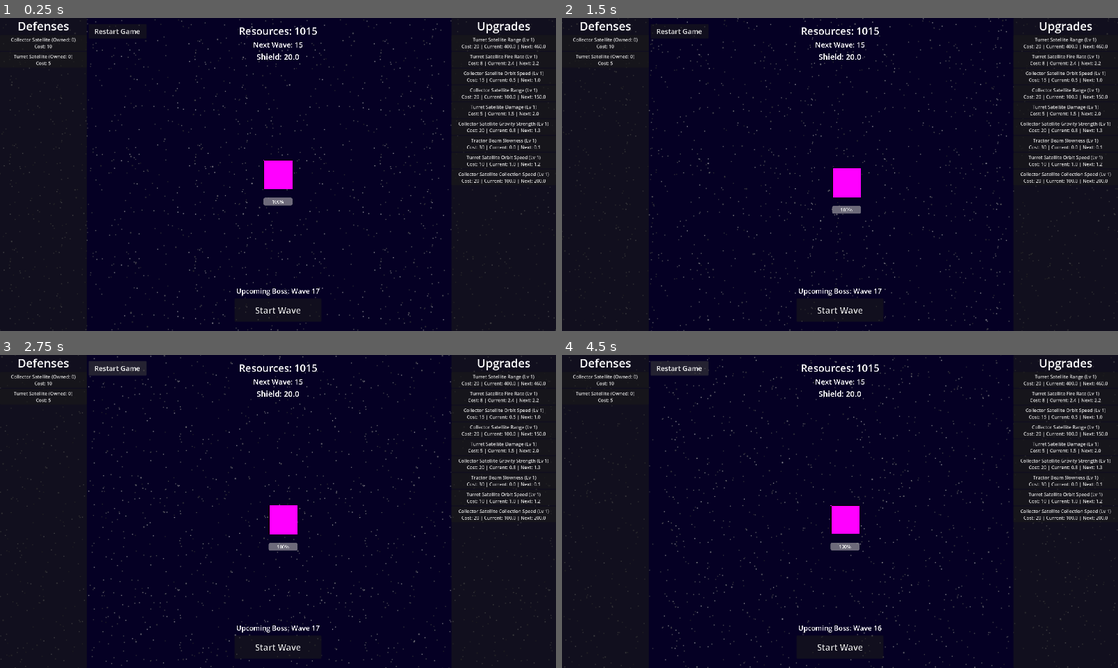
Above: before the commit, frames 1-4 (two rows, left to right).
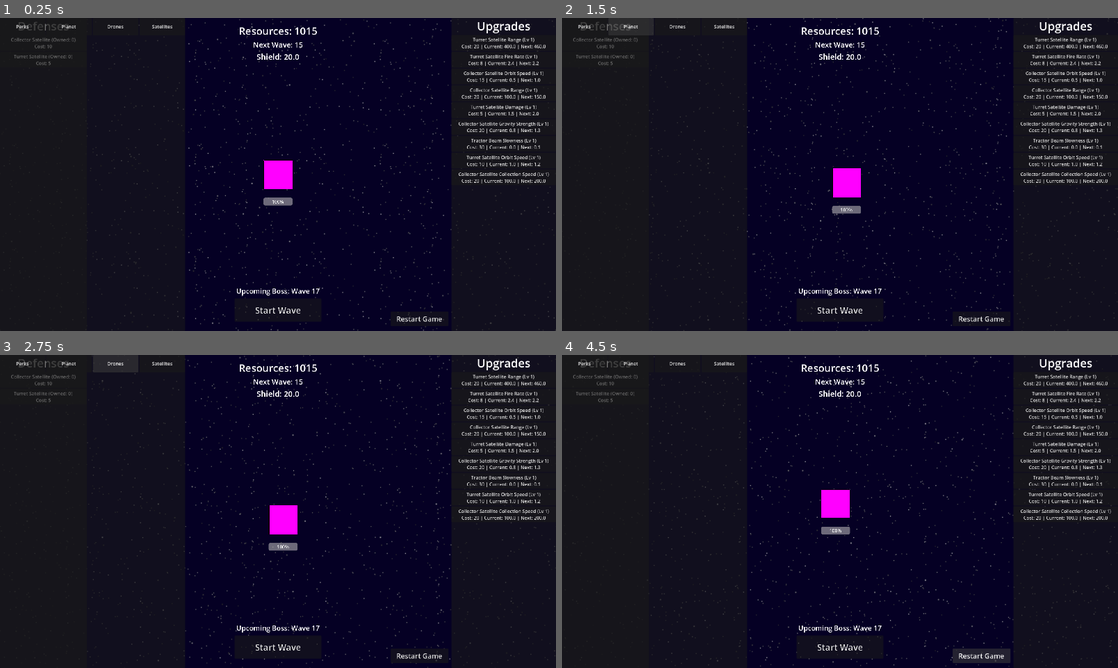
Above: after the commit, the same moments.

Repository: naeemR123/Learners-Game-Jam--2
Game: Godot game, scene res://Scenes/main.tscn
Same seed, same stepped clock (60 frames per second), same inputs: the game is played once before the commit and once after it.
Inputs (mouse positions are in pixels of both pictures, inside the frame that each line leads up to):
- Up to frame 1 (0.25 s): no input
- Up to frame 2 (1.5 s): click (584, 27) at 0.5 s, where only the run after the commit has a clickable "Perks"; click (628, 27) at 1.25 s, where only the run after the commit has a clickable "Planet"
- Up to frame 3 (2.75 s): click (116, 364) at 2 s, where only the run after the commit has a clickable "Drones"
- Up to frame 4 (4.5 s): click (723, 364) at 2.75 s, where only the run after the commit has a clickable "Satellites"; click "Start Wave" at 3.5 s; click "Restart Game" at 4.25 s

The runs differ from the first frame. In frame 1, 0.6% of the frame differs, in the area x 0-80%, y 0-100%; in frame 2, 1.0%; in frame 3, 2.3%; in frame 4, 3.4%, in the area x 0-100%, y 0-100%.

Commit message:
Shop Revamp Phase 2: visual UI and shop changes
Reorganized the game UI scenes and scripts into the new Scenes/UI and Scripts/UI folders and updated all references to the moved files. Added a tabbed shop panel with reusable purchase rows and accordion containers, plus a TabBar script to switch between tabs. The restart button layout was also adjusted to fit the updated UI structure.

Diff:
--- a/Scenes/damage_number.tscn
+++ b/Scenes/UI/damage_number.tscn
@@ -1,6 +1,6 @@
 [gd_scene format=3 uid="uid://c7hnus72cghp0"]
 
-[ext_resource type="Script" uid="uid://dcvvexekxrv7f" path="res://Scripts/damage_number.gd" id="1_n4jia"]
+[ext_resource type="Script" uid="uid://dcvvexekxrv7f" path="res://Scripts/UI/damage_number.gd" id="1_n4jia"]
 
 [node name="DamageNumber" type="Node2D" unique_id=1127886606]
 script = ExtResource("1_n4jia")
--- a/Scenes/defenses_button.tscn
+++ b/Scenes/UI/defenses_button.tscn
@@ -1,6 +1,6 @@
 [gd_scene format=3 uid="uid://c3qyfa3alxw6w"]
 
-[ext_resource type="Script" uid="uid://dkvk08gx3lgq8" path="res://Scripts/defenses_button.gd" id="1_efu0j"]
+[ext_resource type="Script" uid="uid://dkvk08gx3lgq8" path="res://Scripts/UI/defenses_button.gd" id="1_efu0j"]
 
 [node name="DefensesButton" type="Button" unique_id=1460008471]
 offset_right = 8.0
--- /dev/null
+++ b/Scenes/UI/purchase_line.tscn
@@ -0,0 +1,17 @@
+[gd_scene format=3 uid="uid://cp6tj7w5vc06h"]
+
+[node name="PurchaseLine" type="HBoxContainer" unique_id=1210264046]
+offset_right = 40.0
+offset_bottom = 40.0
+
+[node name="Name" type="Label" parent="." unique_id=1694396191]
+layout_mode = 2
+
+[node name="Value" type="Label" parent="." unique_id=911936443]
+layout_mode = 2
+
+[node name="Cost" type="Label" parent="." unique_id=327153602]
+layout_mode = 2
+
+[node name="Purchase" type="Button" parent="." unique_id=1417635859]
+layout_mode = 2
--- /dev/null
+++ b/Scenes/UI/shop_accordion_row.tscn
@@ -0,0 +1,11 @@
+[gd_scene format=3 uid="uid://br8qdqqge6hgr"]
+
+[node name="ShopAccordionRow" type="FoldableContainer" unique_id=1191766770]
+offset_right = 24.0
+offset_bottom = 32.0
+
+[node name="Description" type="Label" parent="." unique_id=539980191]
+layout_mode = 2
+
+[node name="PurchaseLines" type="VBoxContainer" parent="." unique_id=723655091]
+layout_mode = 2
--- a/Scenes/ui.tscn
+++ b/Scenes/UI/ui.tscn
@@ -1,6 +1,7 @@
 [gd_scene format=3 uid="uid://nphp6edurswp"]
 
-[ext_resource type="Script" uid="uid://08k0aiebr17m" path="res://Scripts/ui.gd" id="1_jxero"]
+[ext_resource type="Script" uid="uid://08k0aiebr17m" path="res://Scripts/UI/ui.gd" id="1_jxero"]
+[ext_resource type="Script" uid="uid://bwyfec65s05kr" path="res://Scripts/UI/tab_bar.gd" id="2_de23q"]
 
 [node name="UI" type="CanvasLayer" unique_id=1543760008]
 script = ExtResource("1_jxero")
@@ -138,13 +139,15 @@
 
 [node name="RestartButton" type="Button" parent="." unique_id=307837455]
 custom_minimum_size = Vector2(200, 50)
-anchors_preset = 5
-anchor_left = 0.5
-anchor_right = 0.5
-offset_left = -654.0
-offset_top = 21.0
-offset_right = -453.99982
-offset_bottom = 71.0
+anchors_preset = -1
+anchor_left = 0.703
+anchor_top = 0.938
+anchor_right = 0.80700004
+anchor_bottom = 1.0
+offset_left = -0.76000977
+offset_top = -0.040039063
+offset_right = -0.43981934
+offset_bottom = -17.0
 grow_horizontal = 2
 theme_override_font_sizes/font_size = 24
 text = "Restart Game"
@@ -191,3 +194,78 @@
 [node name="RetryButton" type="Button" parent="GameOverScreen/VBoxContainer" unique_id=1687163601]
 layout_mode = 2
 text = "Try Again?"
+
+[node name="ShopPanel" type="PanelContainer" parent="." unique_id=209944820]
+anchors_preset = -1
+anchor_right = 0.333
+anchor_bottom = 1.0
+grow_vertical = 2
+size_flags_horizontal = 3
+size_flags_vertical = 3
+
+[node name="VBoxContainer" type="VBoxContainer" parent="ShopPanel" unique_id=2090734415]
+layout_mode = 2
+
+[node name="TabBar" type="HBoxContainer" parent="ShopPanel/VBoxContainer" unique_id=442586319 node_paths=PackedStringArray("tab_container")]
+custom_minimum_size = Vector2(0, 60)
+layout_mode = 2
+size_flags_vertical = 0
+script = ExtResource("2_de23q")
+tab_container = NodePath("../ShopTabs")
+
+[node name="PerkTabButton" type="Button" parent="ShopPanel/VBoxContainer/TabBar" unique_id=1508926440]
+layout_mode = 2
+size_flags_horizontal = 3
+text = "Perks"
+
+[node name="PlanetTabButton" type="Button" parent="ShopPanel/VBoxContainer/TabBar" unique_id=478332458]
+layout_mode = 2
+size_flags_horizontal = 3
+text = "Planet"
+
+[node name="DronesTabButton" type="Button" parent="ShopPanel/VBoxContainer/TabBar" unique_id=1302330439]
+layout_mode = 2
+size_flags_horizontal = 3
+text = "Drones"
+
+[node name="SatellitesTabButton" type="Button" parent="ShopPanel/VBoxContainer/TabBar" unique_id=1891350793]
+layout_mode = 2
+size_flags_horizontal = 3
+text = "Satellites"
+
+[node name="ShopTabs" type="TabContainer" parent="ShopPanel/VBoxContainer" unique_id=510261436]
+layout_mode = 2
+current_tab = 2
+tabs_visible = false
+use_hidden_tabs_for_min_size = true
+
+[node name="Perks" type="ScrollContainer" parent="ShopPanel/VBoxContainer/ShopTabs" unique_id=1681864460]
+visible = false
+layout_mode = 2
+metadata/_tab_index = 0
+
+[node name="VBoxContainer" type="VBoxContainer" parent="ShopPanel/VBoxContainer/ShopTabs/Perks" unique_id=604176964]
+layout_mode = 2
+
+[node name="Planet" type="ScrollContainer" parent="ShopPanel/VBoxContainer/ShopTabs" unique_id=394631218]
+visible = false
+layout_mode = 2
+metadata/_tab_index = 1
+
+[node name="VBoxContainer" type="VBoxContainer" parent="ShopPanel/VBoxContainer/ShopTabs/Planet" unique_id=374189020]
+layout_mode = 2
+
+[node name="Drones" type="ScrollContainer" parent="ShopPanel/VBoxContainer/ShopTabs" unique_id=1055493512]
+layout_mode = 2
+metadata/_tab_index = 2
+
+[node name="VBoxContainer" type="VBoxContainer" parent="ShopPanel/VBoxContainer/ShopTabs/Drones" unique_id=631895318]
+layout_mode = 2
+
+[node name="Satellites" type="ScrollContainer" parent="ShopPanel/VBoxContainer/ShopTabs" unique_id=1851208330]
+visible = false
+layout_mode = 2
+metadata/_tab_index = 3
+
+[node name="VBoxContainer" type="VBoxContainer" parent="ShopPanel/VBoxContainer/ShopTabs/Satellites" unique_id=286790080]
+layout_mode = 2
--- a/Scenes/upgrade_button.tscn
+++ b/Scenes/UI/upgrade_button.tscn
@@ -1,6 +1,6 @@
 [gd_scene format=3 uid="uid://dqa3qsqv65vay"]
 
-[ext_resource type="Script" uid="uid://bcjjidfy5dcdw" path="res://Scripts/upgrade_button.gd" id="1_lmwtk"]
+[ext_resource type="Script" uid="uid://bcjjidfy5dcdw" path="res://Scripts/UI/upgrade_button.gd" id="1_lmwtk"]
 
 [node name="UpgradeButton" type="Button" unique_id=1060580765]
 offset_right = 8.0
--- a/Scenes/main.tscn
+++ b/Scenes/main.tscn
@@ -3,10 +3,10 @@
 [ext_resource type="Script" uid="uid://bb0s0w0mfpx5c" path="res://Scripts/main.gd" id="1_344ge"]
 [ext_resource type="PackedScene" uid="uid://clr4m10penbht" path="res://Scenes/planet.tscn" id="1_jjgbg"]
 [ext_resource type="PackedScene" uid="uid://c6swg3tohwufj" path="res://Scenes/starfield.tscn" id="2_6bp64"]
-[ext_resource type="Script" uid="uid://toxh3tv0bgmh" path="res://Scripts/camera.gd" id="2_21xkr"]
+[ext_resource type="Script" uid="uid://toxh3tv0bgmh" path="res://Scripts/UI/camera.gd" id="2_21xkr"]
 [ext_resource type="Script" uid="uid://m860hk5ygins" path="res://Scripts/asteroid_spawner.gd" id="2_bo1nx"]
 [ext_resource type="PackedScene" uid="uid://ct42g3vrmj7ac" path="res://Scenes/Defenses/tractor_beam.tscn" id="5_kry3j"]
-[ext_resource type="PackedScene" uid="uid://nphp6edurswp" path="res://Scenes/ui.tscn" id="7_6bp64"]
+[ext_resource type="PackedScene" uid="uid://nphp6edurswp" path="res://Scenes/UI/ui.tscn" id="7_6bp64"]
 
 [node name="Main" type="Node2D" unique_id=1160054467]
 script = ExtResource("1_344ge")
--- /dev/null
+++ b/Scripts/UI/tab_bar.gd
@@ -0,0 +1,9 @@
+extends HBoxContainer
+
+@export var tab_container : TabContainer
+
+
+func _ready() -> void:
+	for i in get_child_count():
+		var index = i # per button
+		get_child(i).pressed.connect(func(): tab_container.current_tab = index)
Renamed: Scripts/camera.gd -> Scripts/UI/camera.gd
Renamed: Scripts/camera.gd.uid -> Scripts/UI/camera.gd.uid
Renamed: Scripts/damage_number.gd -> Scripts/UI/damage_number.gd
Renamed: Scripts/damage_number.gd.uid -> Scripts/UI/damage_number.gd.uid
Renamed: Scripts/defenses_button.gd -> Scripts/UI/defenses_button.gd
Renamed: Scripts/defenses_button.gd.uid -> Scripts/UI/defenses_button.gd.uid
Not shown, added: Scripts/UI/tab_bar.gd.uid
Renamed: Scripts/ui.gd -> Scripts/UI/ui.gd
Renamed: Scripts/ui.gd.uid -> Scripts/UI/ui.gd.uid
Renamed: Scripts/upgrade_button.gd -> Scripts/UI/upgrade_button.gd
Renamed: Scripts/upgrade_button.gd.uid -> Scripts/UI/upgrade_button.gd.uid
